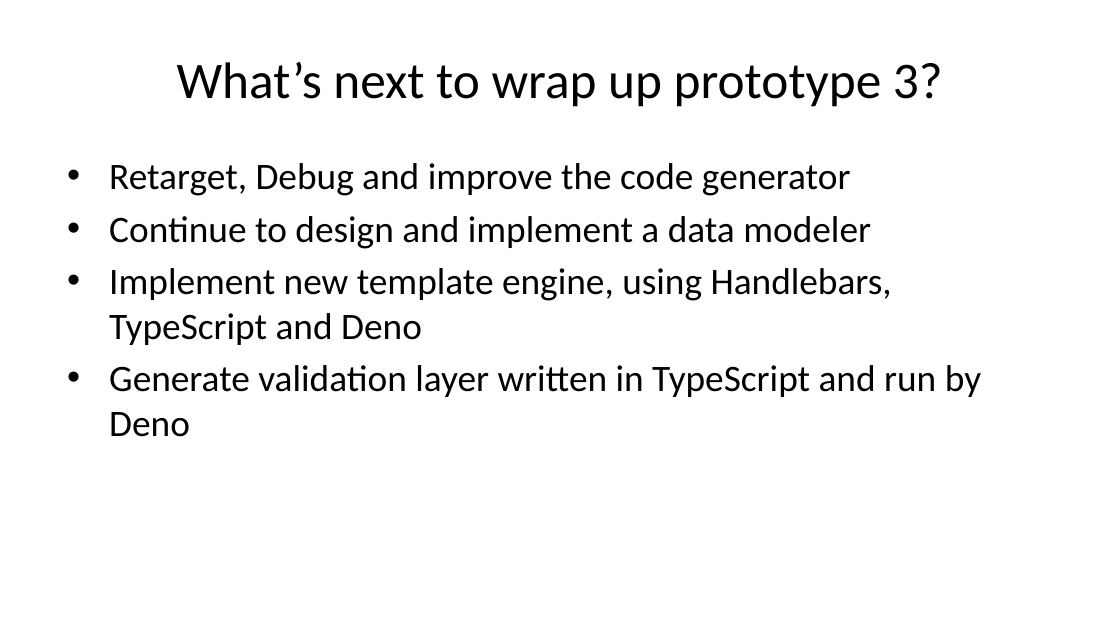
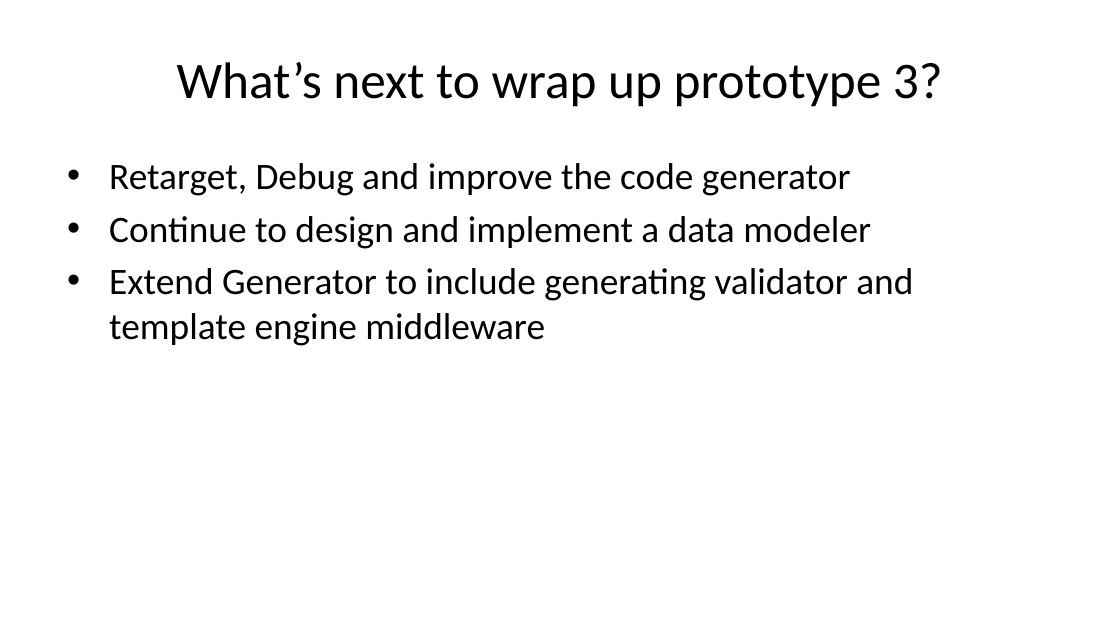
Before and after one commit to caltechlibrary/newt, a slide deck: slide 26 of presentation3/newt-p3.pptx. Drawn at 1120x630 pixels with LibreOffice and Linux fonts; fonts in the diff are those of the drawing. Boxes give left, top, right and bottom in pixels: in the first picture for what was removed or moved away, otherwise in the second. Text is boxed around its words. In the diff, an @@ line names an element or a change of style, - is before the commit and + after.

```diff
--- a/presentation3/newt-p3.pptx
+++ b/presentation3/newt-p3.pptx
@@ text at box(109, 268, 913, 346): text changed @@
-• Implement new template engine, using Handlebars, TypeScript and Deno
-• Generate validation layer written in TypeScript and run by Deno
+• Extend Generator to include generating validator and template engine middleware
```
Also in this commit, not shown: 5 other slides changed, 41 other files.
